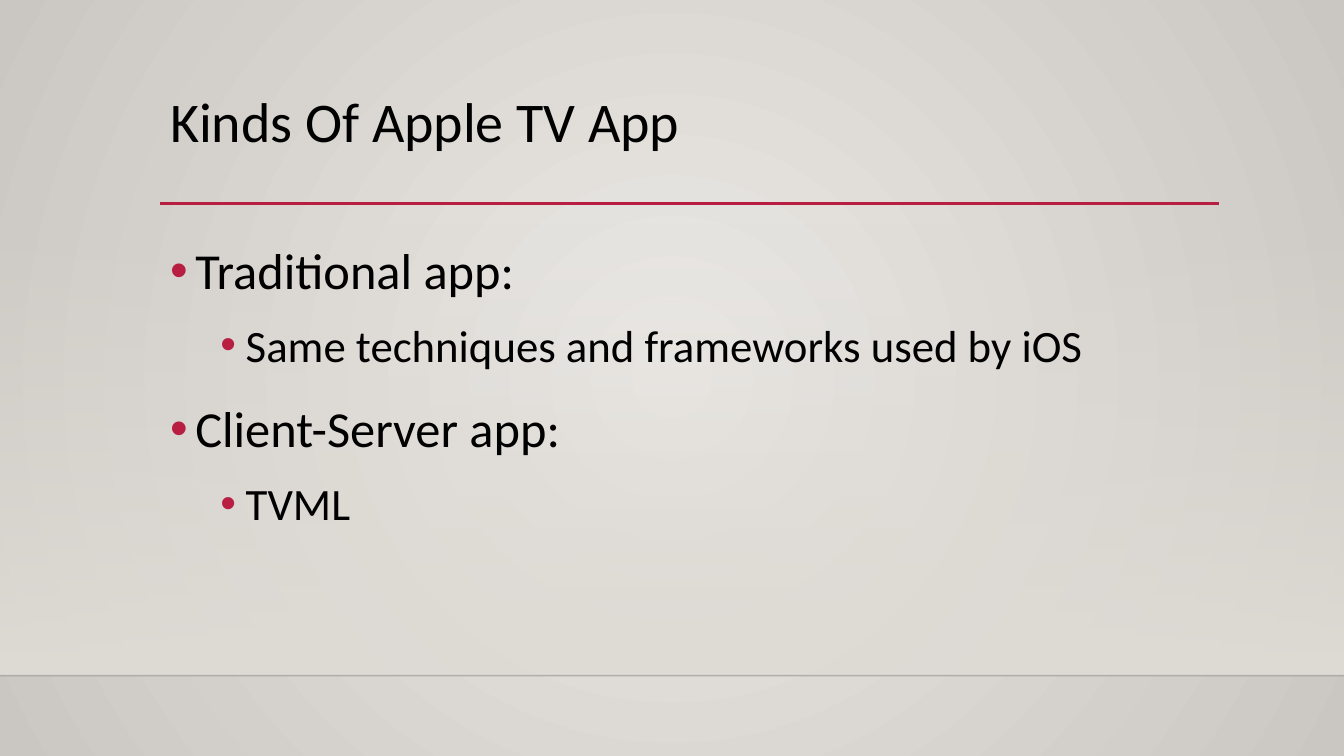
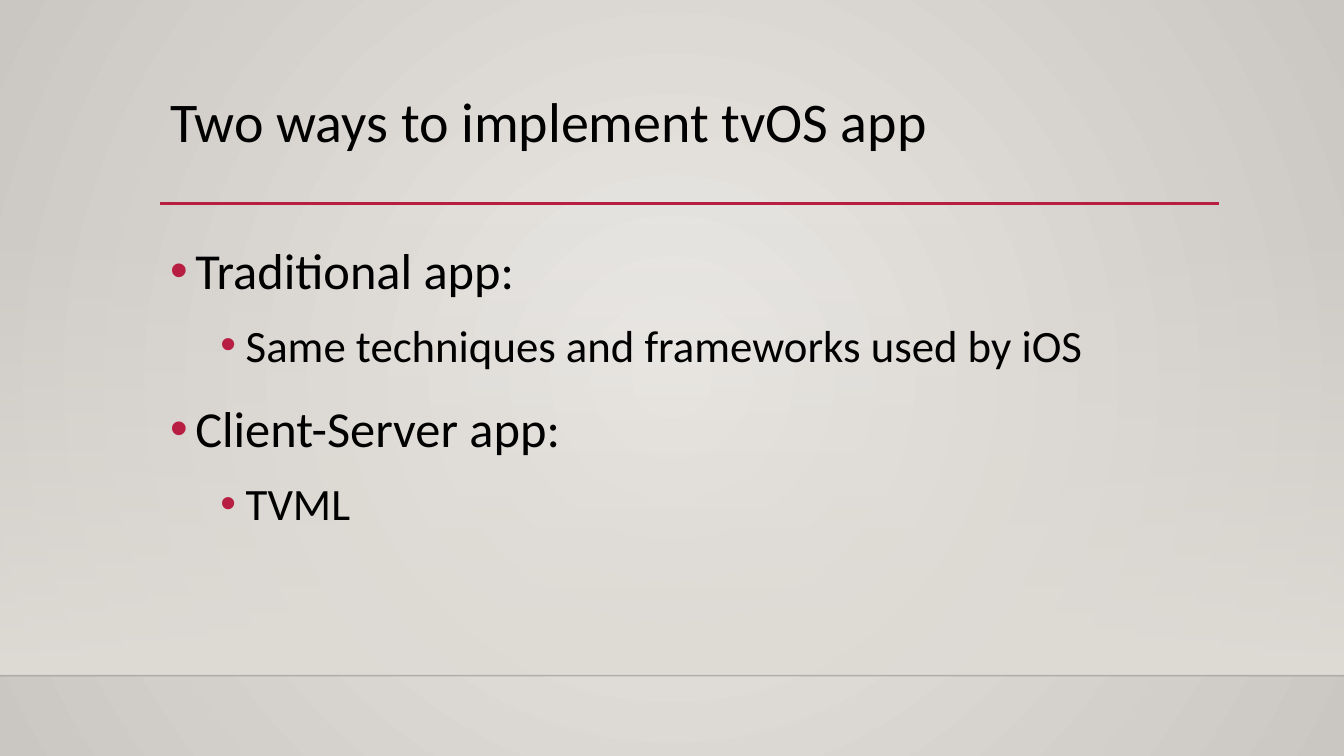
Before and after one commit to ThanhTurin/iOS-meetup-sg, a slide deck: slide 11 of Presentation.pptx (slide 13 before the commit). Drawn at 1344x756 pixels with LibreOffice and Linux fonts; fonts in the diff are those of the drawing; background and template pictures are left out. Boxes give left, top, right and bottom in pixels: in the first picture for what was removed or moved away, otherwise in the second. Text is boxed around its words. In the diff, an @@ line names an element or a change of style, - is before the commit and + after.

```diff
--- a/Presentation.pptx
+++ b/Presentation.pptx
@@ title at (170,103,927,151): text changed @@
-Kinds Of Apple TV App
+Two ways to implement tvOS app
```
Also in this commit, not shown: 2 other slides changed, 3 slides added, 3 slides removed.
